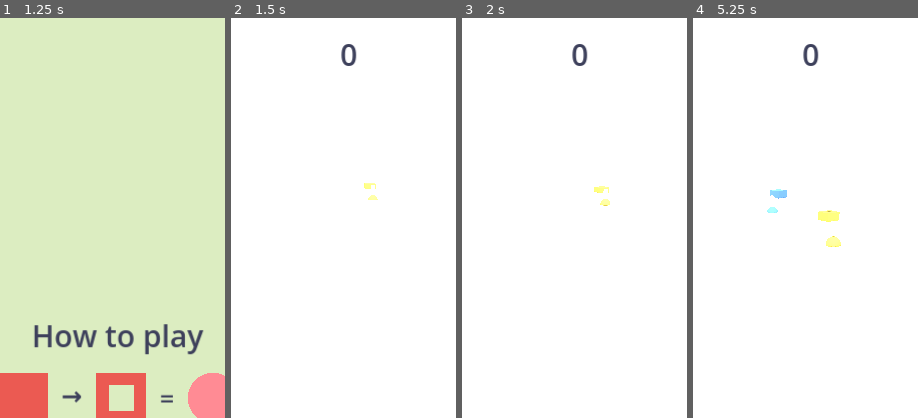
Above: before the commit, frames 1-4 (left to right).
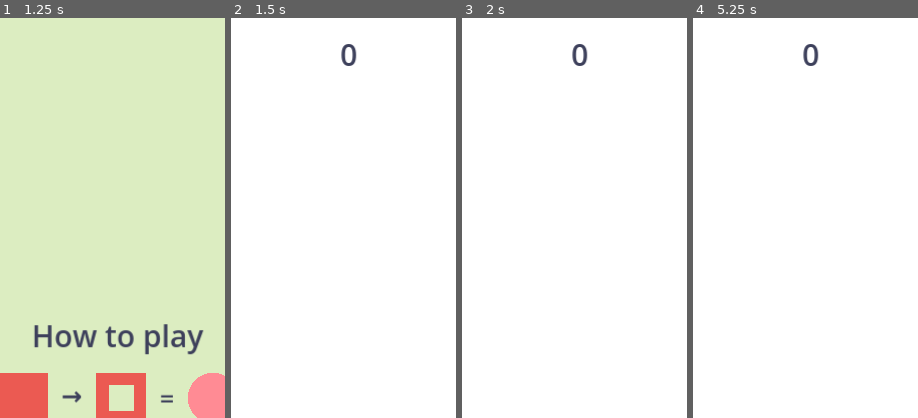
Above: after the commit, the same moments.

Repository: Wrexist/Runner
Game: Godot game, scene res://scenes/Main.tscn
Two runs of this game, one before a commit and one after it. Both use one fixed random seed, a clock stepped at 60 frames per second and the inputs below.
Inputs (mouse positions are % of the whole screen's width and height, from its top left):
- Up to frame 1 (1.25 s): click "Play" at 0.5 s
- Up to frame 2 (1.5 s): click "Let's go!" at 1.25 s
- Up to frame 3 (2 s): no input
- Up to frame 4 (5.25 s): click "II" at 2 s; click "Resume" at 2.75 s; tap Enter at 3.5, 5 s; move the mouse to (72, 45) at 3.52 s; hold Right 3.53-4.25 s; click (72, 45) at 3.67 s; tap Space at 4.25 s; drag from (30, 55) to (45, 70) at 4.27 s; move the mouse to (60, 28) at 5.02 s; hold Right from 5.03 s (still down)
The pictures show only the part of the screen within x 24-74%, y 0-50%; the shares and areas given below are measured in that part.

Frame 1 is identical in both runs. In frame 2, 0.1% of the frame differs, in the area x 59-66%, y 41-46%; in frame 3, 0.1%; in frame 4, 0.6%, in the area x 32-66%, y 42-58%.
Error after the commit: Parse Error: Cannot infer the type of "x" variable because the value doesn't have a set type. (res://core/Spawner.gd:94)

Commit message:
feat(pacing): data-driven spawn patterns with breathing room
Replaces pure-random spawning with a weighted pattern table (single / rest /
double) per theme: rests guarantee breathing room, doubles add bounded danger
zones, tuned per theme (space busier, ocean calmest). A code-enforced safety
floor caps occupied lanes at lanes_count-1, so at least one lane is ALWAYS
clear regardless of theme data. No data => exact previous single-pair behavior.
RNG is seedable; test asserts the never-wall invariant, fallback, and rest.

https://claude.ai/code/session_01S1TBhfiopKfM158sZ5HFvQ

Diff:
--- a/core/Spawner.gd
+++ b/core/Spawner.gd
@@ -15,10 +15,13 @@
 var lanes_count: int = 3
 var lane_width: float = 2.0
 var gem_cage_gap: float = 6.0   # reaction-time window (theme/difficulty lever)
+var patterns: Array = []        # data-driven spawn sequence (see theme.json)
 var _last_lane: int = -1
+var _rng := RandomNumberGenerator.new()
 const SPAWN_Z := -40.0          # spawn ahead, scroll toward player at z=0
 
 func _ready() -> void:
+	_rng.randomize()
 	_apply_tuning()
 	# Re-read tuning each run so a difficulty change in Settings takes effect.
 	GameCore.run_started.connect(_apply_tuning)
@@ -32,6 +35,7 @@
 	colors = ThemeManager.get_val("gem_colors", ["red", "blue", "yellow"])
 	lanes_count = int(ThemeManager.get_val("lanes", 3))
 	lane_width = float(ThemeManager.get_val("lane_width", 2.0))
+	patterns = ThemeManager.get_val("spawn_patterns", [])
 
 ## Remove any leftover gems/cages from a previous/abandoned run so a fresh run
 ## always starts with a clean track.
@@ -46,23 +50,70 @@
 		return
 	spawn_timer -= delta
 	if spawn_timer <= 0.0:
-		_spawn_pair()
+		_spawn_beat()
 		# Tighten spacing as the run speeds up, but never below the floor.
 		var t: float = clamp(GameCore.elapsed / 60.0, 0.0, 1.0)
 		spawn_timer = lerp(interval, interval_min, t)
 
-func _spawn_pair() -> void:
-	# Avoid repeating the same lane twice in a row so there's always an easy,
-	# obvious safe lane — keeps it fair and gentle for the youngest players.
-	var lane := randi() % lanes_count
-	if lane == _last_lane and lanes_count > 1:
-		lane = (lane + 1 + (randi() % (lanes_count - 1))) % lanes_count
-	_last_lane = lane
-	var color: String = colors[randi() % colors.size()]
-	var x := (lane - (lanes_count - 1) / 2.0) * lane_width
-	# Gem first (closer), cage behind it (further), same lane + color.
-	_spawn_one(gem_scene, x, SPAWN_Z, color, lane)
-	_spawn_one(cage_scene, x, SPAWN_Z - gem_cage_gap, color, lane)
+func _spawn_beat() -> void:
+	_realize_pattern(_next_pattern())
+
+## Pick the next pattern by weight from theme data; fall back to a single pair so
+## a theme with no `spawn_patterns` behaves exactly as before.
+func _next_pattern() -> Dictionary:
+	if patterns.is_empty():
+		return {"type": "single"}
+	var total := 0.0
+	for p in patterns:
+		total += maxf(float(p.get("weight", 1.0)), 0.0)
+	if total <= 0.0:
+		return patterns[0]
+	var r := _rng.randf() * total
+	for p in patterns:
+		r -= maxf(float(p.get("weight", 1.0)), 0.0)
+		if r <= 0.0:
+			return p
+	return patterns[patterns.size() - 1]
+
+func _realize_pattern(pat: Dictionary) -> void:
+	match str(pat.get("type", "single")):
+		"rest":
+			pass                       # a guaranteed empty beat (breathing room)
+		"double":
+			_spawn_multi(2)            # a bounded "danger zone"
+		_:
+			_spawn_multi(1)
+
+## Spawn `count` gem+cage pairs in distinct lanes. SAFETY FLOOR (independent of
+## theme data): never occupy more than lanes_count-1 lanes, so at least one lane
+## is ALWAYS clear to dodge into — the gentle-by-design invariant, in code.
+func _spawn_multi(count: int) -> void:
+	var lanes := _choose_lanes(count)
+	for lane in lanes:
+		var color: String = colors[_rng.randi() % colors.size()]
+		var x := (lane - (lanes_count - 1) / 2.0) * lane_width
+		# Gem first (closer), cage behind it (further), same lane + color.
+		_spawn_one(gem_scene, x, SPAWN_Z, color, lane)
+		_spawn_one(cage_scene, x, SPAWN_Z - gem_cage_gap, color, lane)
+	# Track the previous lane only for single beats (keeps an obvious safe lane
+	# between consecutive singles); multi beats already leave a clear lane.
+	_last_lane = int(lanes[0]) if lanes.size() == 1 else -1
+
+func _choose_lanes(count: int) -> Array:
+	var n := clampi(count, 1, maxi(lanes_count - 1, 1))
+	var pool: Array = []
+	for i in lanes_count:
+		pool.append(i)
+	# For a single spawn, avoid repeating the immediately-previous lane.
+	if n == 1 and _last_lane != -1 and lanes_count > 1:
+		pool.erase(_last_lane)
+	# Fisher–Yates with the seedable rng, then take the first n.
+	for i in range(pool.size() - 1, 0, -1):
+		var j := _rng.randi_range(0, i)
+		var tmp: int = pool[i]
+		pool[i] = pool[j]
+		pool[j] = tmp
+	return pool.slice(0, n)
 
 func _spawn_one(scene: PackedScene, x: float, z: float, color: String, lane: int) -> void:
 	if scene == null:
--- a/tests/Tests.gd
+++ b/tests/Tests.gd
@@ -16,7 +16,7 @@
 	"swipe_threshold_px", "tap_dead_zone_frac", "lane_change_cooldown",
 	"carry_glow", "carry_badge_scale", "haptic_ms",
 	# W-B difficulty & pacing
-	"warmup_seconds",
+	"warmup_seconds", "spawn_patterns",
 ]
 
 func _ready() -> void:
@@ -66,6 +66,7 @@
 	_test_haptics()
 	_test_settings_autosave()
 	_test_speed_warmup()
+	_test_spawn_patterns()
 
 func _test_theme() -> void:
 	_check("theme loaded (lanes present)", ThemeManager.get_val("lanes", -1) != -1)
@@ -654,6 +655,30 @@
 	GameCore.go_to_menu()
 	SaveManager.settings["difficulty"] = "easy"   # restore gentle default
 
+## The spawn-pattern system never walls the track (>=1 lane always clear, even
+## for an over-eager pattern), falls back to single pairs with no data, and can
+## select a "rest" beat.
+func _test_spawn_patterns() -> void:
+	var sp = preload("res://core/Spawner.gd").new()
+	add_child(sp)
+	sp.lanes_count = 3
+	sp._last_lane = -1
+	for count in [2, 3, 5]:        # even a greedy request can't occupy every lane
+		for i in 25:
+			var lanes = sp._choose_lanes(count)
+			_check("spawn: leaves >=1 lane clear (req %d)" % count,
+				lanes.size() >= 1 and lanes.size() <= sp.lanes_count - 1)
+			var uniq := {}
+			for l in lanes:
+				uniq[l] = true
+			_check("spawn: chosen lanes distinct (req %d)" % count, uniq.size() == lanes.size())
+	sp.patterns = []
+	_check("spawn: empty table falls back to single", sp._next_pattern().get("type", "") == "single")
+	sp.patterns = [{"type": "rest", "weight": 1}]
+	_check("spawn: rest pattern selectable", sp._next_pattern().get("type", "") == "rest")
+	sp._realize_pattern({"type": "rest"})   # an empty beat must not throw
+	sp.free()
+
 ## Walk a Control tree looking for a Button/Label whose text contains `substr`.
 func _find_text_descendant(node: Node, substr: String) -> bool:
 	if node is Button and substr in (node as Button).text:
--- a/themes/forest/theme.json
+++ b/themes/forest/theme.json
@@ -35,6 +35,11 @@
   "spawn_interval_min": 0.7,
   "max_stumbles": 3,
   "gem_cage_gap": 6.0,
+  "spawn_patterns": [
+    {"type": "single", "weight": 6},
+    {"type": "rest", "weight": 2},
+    {"type": "double", "weight": 1}
+  ],
   "difficulty": {
     "easy": {
       "scroll_speed_start": 6.0,
--- a/themes/ocean/theme.json
+++ b/themes/ocean/theme.json
@@ -35,6 +35,11 @@
   "spawn_interval_min": 0.75,
   "max_stumbles": 3,
   "gem_cage_gap": 6.0,
+  "spawn_patterns": [
+    {"type": "single", "weight": 6},
+    {"type": "rest", "weight": 3},
+    {"type": "double", "weight": 1}
+  ],
   "difficulty": {
     "easy": {
       "scroll_speed_start": 6.0,
--- a/themes/space/theme.json
+++ b/themes/space/theme.json
@@ -35,6 +35,11 @@
   "spawn_interval_min": 0.65,
   "max_stumbles": 3,
   "gem_cage_gap": 6.0,
+  "spawn_patterns": [
+    {"type": "single", "weight": 5},
+    {"type": "rest", "weight": 1},
+    {"type": "double", "weight": 2}
+  ],
   "difficulty": {
     "easy": {
       "scroll_speed_start": 7.0,
